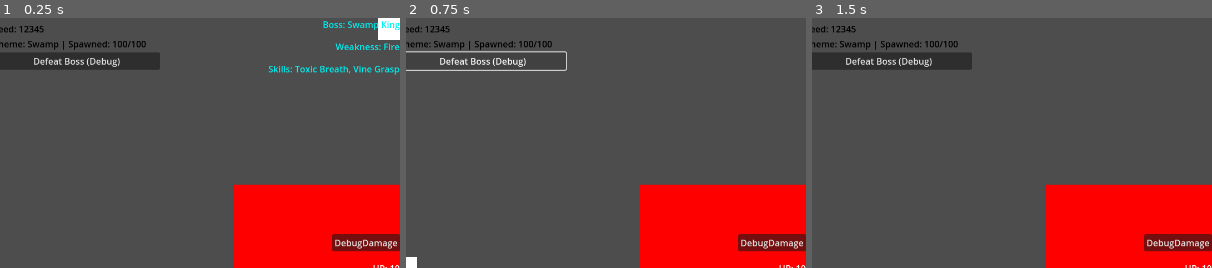
Above: before the commit, frames 1-3 (left to right).
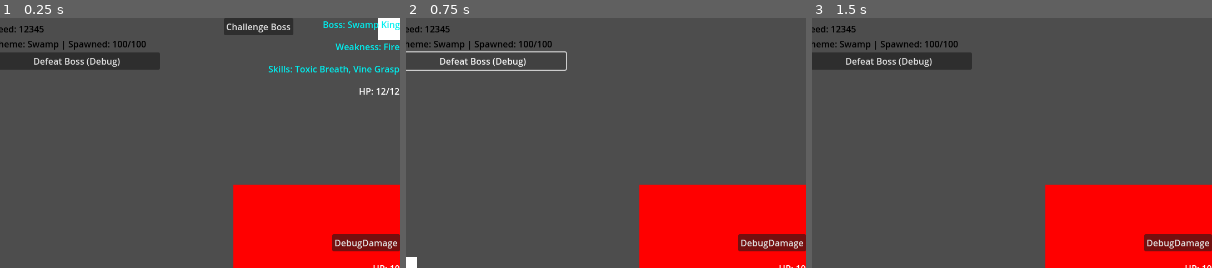
Above: after the commit, the same moments.

Repository: juni-freentocob/push-the-land
Game: Godot game, scene res://scenes/Main.tscn
Two runs of this game, one before a commit and one after it. Both use one fixed random seed, a clock stepped at 60 frames per second and the inputs below.
Inputs:
- Up to frame 1 (0.25 s): no input
- Up to frame 2 (0.75 s): click "Defeat Boss (Debug)" at 0.5 s
- Up to frame 3 (1.5 s): click "Theme A" at 1.25 s
The pictures show only the part of the screen within x 50-100%, y 0-50%; the shares and areas given below are measured in that part.

The runs differ from the first frame. In frame 1, 1.2% of the frame differs, in the area x 56-100%, y 0-31%; in frame 2, nothing differs; in frame 3, nothing differs.

Commit message:
Docs: record T9 boss closed-loop and input lock during theme choice

Diff:
--- a/scenes/ui/BossPreview.tscn
+++ b/scenes/ui/BossPreview.tscn
@@ -50,3 +50,27 @@
 offset_bottom = 103.0
 grow_horizontal = 0
 theme_override_colors/font_color = Color(0, 0.9372549, 0.9372549, 1)
+
+[node name="BossHP" type="Label" parent="."]
+layout_mode = 1
+anchors_preset = 6
+anchor_left = 1.0
+anchor_top = 0.5
+anchor_right = 1.0
+anchor_bottom = 0.5
+offset_left = -40.0
+offset_top = -330.0
+offset_bottom = -307.0
+grow_horizontal = 0
+grow_vertical = 2
+
+[node name="ChallengeBossButton" type="Button" parent="."]
+layout_mode = 1
+anchors_preset = 5
+anchor_left = 0.5
+anchor_right = 0.5
+offset_left = 403.0
+offset_right = 528.0
+offset_bottom = 31.0
+grow_horizontal = 2
+text = "Challenge Boss"
--- a/scripts/cards/card_view.gd
+++ b/scripts/cards/card_view.gd
@@ -7,6 +7,7 @@
 signal hover_ended(card_view: CardView)
 
 var def_id: StringName = &""
+var interaction_enabled: bool = true
 
 var _dragging: bool = false
 var _drag_offset: Vector2 = Vector2.ZERO
@@ -18,6 +19,7 @@
 @onready var highlight: Control = get_node_or_null("Highlight") as Control
 
 func _ready() -> void:
+	add_to_group("card_view")
 	if highlight != null:
 		highlight.visible = false
 		highlight.mouse_filter = Control.MOUSE_FILTER_IGNORE
@@ -25,6 +27,8 @@
 		highlight.set_anchors_preset(Control.PRESET_FULL_RECT)
 
 func _gui_input(event: InputEvent) -> void:
+	if not interaction_enabled:
+		return
 	if event is InputEventMouseButton and event.button_index == MOUSE_BUTTON_LEFT:
 		if event.pressed:
 			_dragging = true
@@ -57,9 +61,13 @@
 		global_position = get_global_mouse_position() - _drag_offset
 
 func _mouse_entered() -> void:
+	if not interaction_enabled:
+		return
 	hover_started.emit(self)
 
 func _mouse_exited() -> void:
+	if not interaction_enabled:
+		return
 	hover_ended.emit(self)
 
 func set_highlighted(enabled: bool) -> void:
--- a/scripts/main.gd
+++ b/scripts/main.gd
@@ -17,6 +17,7 @@
 @onready var seed_label: Label = _find_label("SeedLabel")
 @onready var spawn_label: Label = _find_label("SpawnLabel")
 @onready var debug_boss_button: Button = _find_button("DebugBossButton")
+@onready var challenge_boss_button: Button = get_node_or_null("UI/BossPreview/ChallengeBossButton") as Button
 
 const CARD_VIEW_SCENE: PackedScene = preload("res://scenes/cards/CardView.tscn")
 
@@ -25,6 +26,8 @@
 var active_seed: int = 0
 var boss_spawned: bool = false
 var boss_defeated: bool = false
+var boss_hp_max: int = 12
+var boss_hp_current: int = 0
 
 func _ready() -> void:
 	if theme == null:
@@ -34,6 +37,8 @@
 	if hud != null:
 		hud.z_index = 100
 	theme_choice.z_index = 200
+	boss_preview.hide_boss()
+	_set_boss_button_enabled(false)
 	_load_merge_rules()
 	board.set_merge_rules(merge_rules)
 	board.merge_happened.connect(_on_board_merge_happened)
@@ -45,10 +50,13 @@
 		push_error("[Main] DebugBossButton not found. Check UI/DebugHUD/DebugBox/DebugBossButton.")
 	else:
 		debug_boss_button.pressed.connect(debug_defeat_boss)
+	if challenge_boss_button == null:
+		push_error("[Main] ChallengeBossButton not found. Check UI/BossPreview/ChallengeBossButton.")
+	else:
+		challenge_boss_button.pressed.connect(_on_challenge_boss_pressed)
 	_setup_seed()
 	_update_debug_hud()
 	_spawn_initial_cards()
-	_show_boss_preview()
 
 func _setup_seed() -> void:
 	if use_fixed_seed:
@@ -80,10 +88,18 @@
 		return
 	if spawned_count >= total_spawn:
 		boss_spawned = true
-		print("[Main] Boss spawned (placeholder).")
+		boss_hp_current = boss_hp_max
+		_show_boss_preview()
+		_set_boss_button_enabled(true)
+		print("[Main] Boss ready.")
 
 func _show_boss_preview() -> void:
 	boss_preview.show_boss("Swamp King", "Fire", PackedStringArray(["Toxic Breath", "Vine Grasp"]))
+	boss_preview.set_boss_hp(boss_hp_current, boss_hp_max)
+
+func _set_boss_button_enabled(enabled: bool) -> void:
+	if challenge_boss_button != null:
+		challenge_boss_button.disabled = not enabled
 
 func _spawn_one() -> void:
 	var card_id := _pick_weighted_id(theme.deck_weights)
@@ -186,6 +202,49 @@
 func _on_theme_chosen(theme_id: StringName) -> void:
 	print("[Main] Theme chosen:", theme_id)
 	theme_choice.hide_choices()
+	_set_card_interaction_enabled(true)
+	if boss_defeated:
+		boss_preview.hide_boss()
+
+func _set_card_interaction_enabled(enabled: bool) -> void:
+	var cards := get_tree().get_nodes_in_group("card_view")
+	for node in cards:
+		var card := node as CardView
+		if card != null:
+			card.interaction_enabled = enabled
+
+func _on_challenge_boss_pressed() -> void:
+	if not boss_spawned or boss_defeated:
+		return
+	_resolve_boss_combat()
+
+func _resolve_boss_combat() -> void:
+	var boss_atk: int = 1
+	var boss_def: int = 0
+	var hero_hp: int = hero_panel.hp
+	var boss_hp: int = boss_hp_current
+	while hero_hp > 0 and boss_hp > 0:
+		var hero_dmg: int = max(hero_panel.get_attack() - boss_def, 1)
+		boss_hp -= hero_dmg
+		if boss_hp <= 0:
+			break
+		var boss_dmg: int = max(boss_atk - hero_panel.get_defense(), 1)
+		hero_hp -= boss_dmg
+	boss_hp_current = max(boss_hp, 0)
+	hero_panel.hp = max(hero_hp, 0)
+	boss_preview.set_boss_hp(boss_hp_current, boss_hp_max)
+	if boss_hp_current <= 0:
+		_on_boss_defeated()
+
+func _on_boss_defeated() -> void:
+	if boss_defeated:
+		return
+	boss_defeated = true
+	boss_preview.set_boss_hp(0, boss_hp_max)
+	_set_boss_button_enabled(false)
+	_set_card_interaction_enabled(false)
+	theme_choice.show_choices("Theme A", "Theme B", "Theme C")
+	print("[Main] Boss defeated.")
 
 func _on_equip_requested(card_view: CardView) -> void:
 	if card_view.def_id == &"wood_spear":
@@ -224,5 +283,7 @@
 		return
 	boss_defeated = true
 	boss_preview.hide_boss()
+	_set_boss_button_enabled(false)
+	_set_card_interaction_enabled(false)
 	theme_choice.show_choices("Theme A", "Theme B", "Theme C")
 	print("[Main] Debug defeat boss triggered.")
--- a/scripts/ui/boss_preview.gd
+++ b/scripts/ui/boss_preview.gd
@@ -4,6 +4,7 @@
 @onready var name_label: Label = $NameLabel
 @onready var weakness_label: Label = $WeaknessLabel
 @onready var skills_label: Label = $SkillsLabel
+@onready var hp_label: Label = $BossHP
 
 func show_boss(name_text: String, weakness: String, skills: PackedStringArray) -> void:
 	visible = true
@@ -13,3 +14,8 @@
 
 func hide_boss() -> void:
 	visible = false
+
+func set_boss_hp(current: int, max_hp: int) -> void:
+	if hp_label == null:
+		return
+	hp_label.text = "HP: %d/%d" % [current, max_hp]
Not shown, changed: PLANS.md
Not shown, changed: docs/SCENE_TREE.md
Not shown, changed: docs/STATE.md
